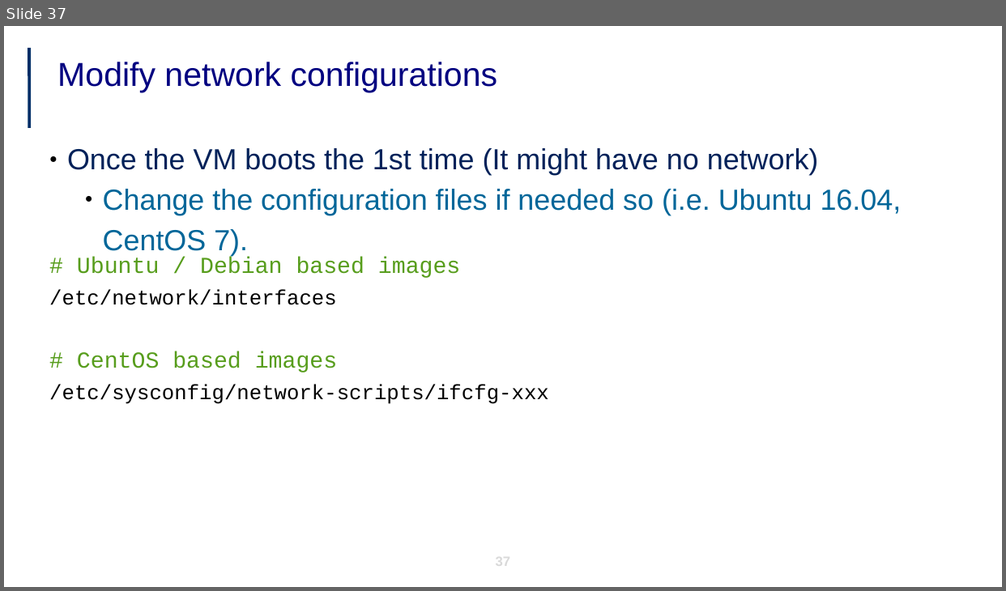
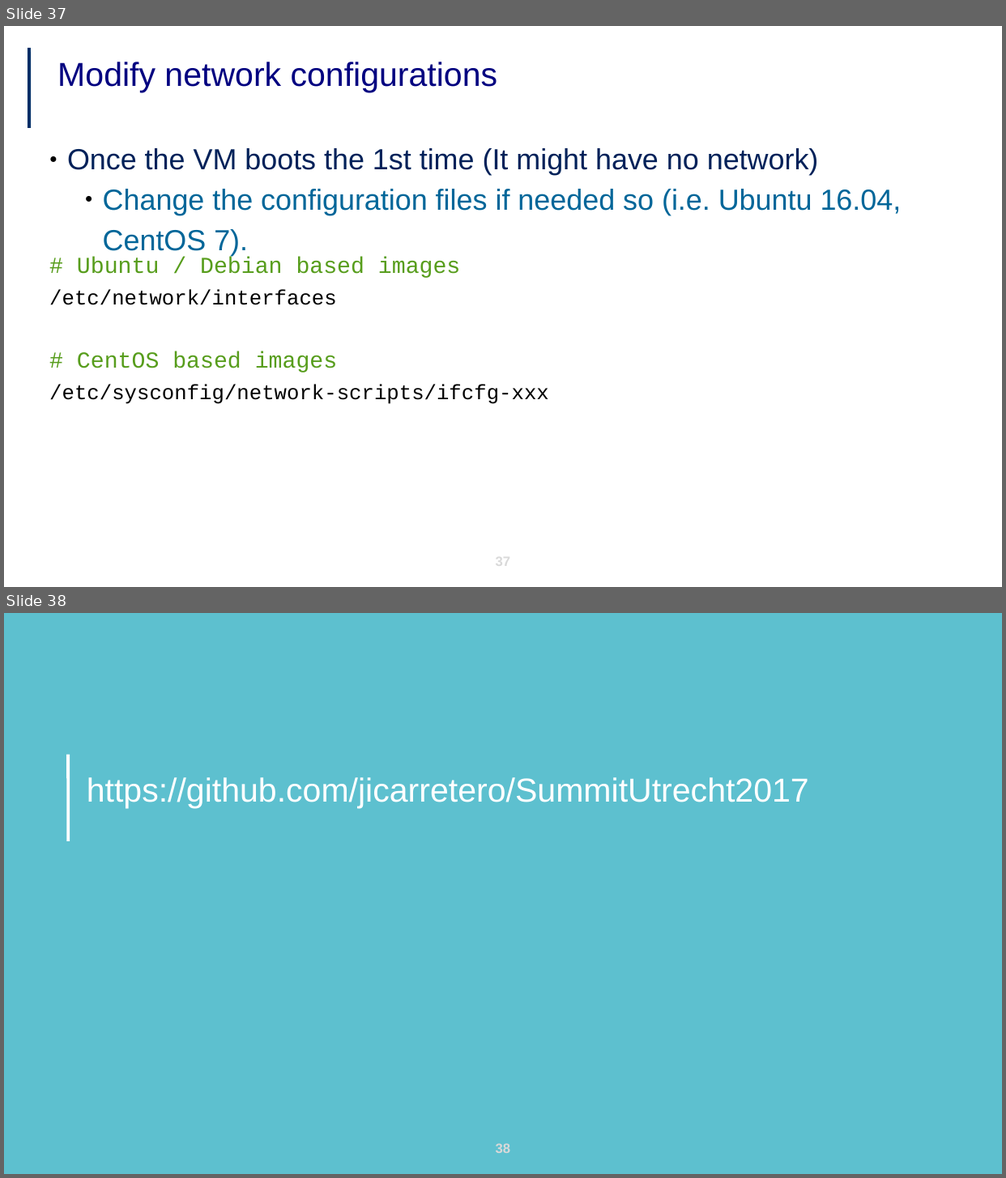
Before and after one commit to jicarretero/SummitMalaga2017, a slide deck: FiwareUtrecht.odp. Shown one above the other, each under a label of ours: slide 37 before the commit, slides 37 and 38 after it. The pictures are 1006x591 and 1006x1178 pixels, drawn with LibreOffice and Linux fonts; fonts in the diff are those of the drawing; background and template pictures are left out. Boxes give left, top, right and bottom in pixels: in the first picture for what was removed or moved away, otherwise in the second. Text is boxed around its words. In the diff, an @@ line names an element or a change of style, - is before the commit and + after.

```diff
--- a/FiwareUtrecht.odp
+++ b/FiwareUtrecht.odp
@@ slide 38 added at <box>4,613,1002,1174</box>, background #5DC0CF @@
@@ line added from (68, 841) to (68, 755), #FFFFFF 3 pt @@
@@ text added at <box>87,777,809,808</box>, 32 pt, text #FFFFFF @@
+https://github.com/jicarretero/SummitUtrecht2017
@@ page number added at <box>496,1144,511,1153</box>, 13 pt, text #D9D9D9, bold @@
+38
```
Also in this commit, not shown: 3 slides changed, 5 other slides added, 5 slides removed, 2 other files.
